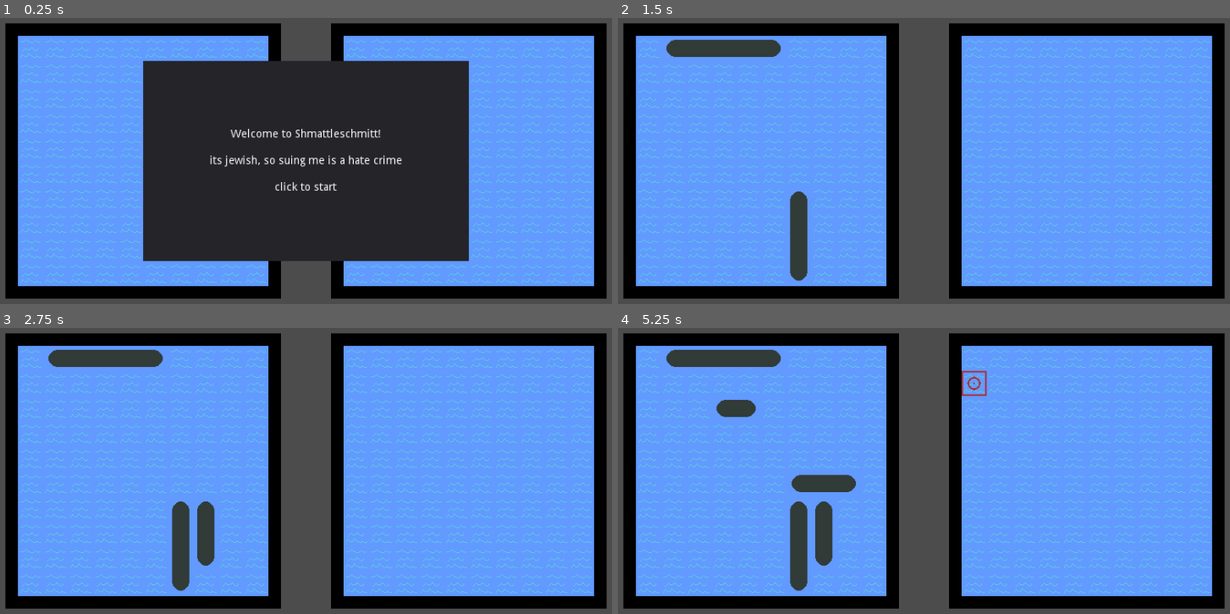
Above: before the commit, frames 1-4 (two rows, left to right).
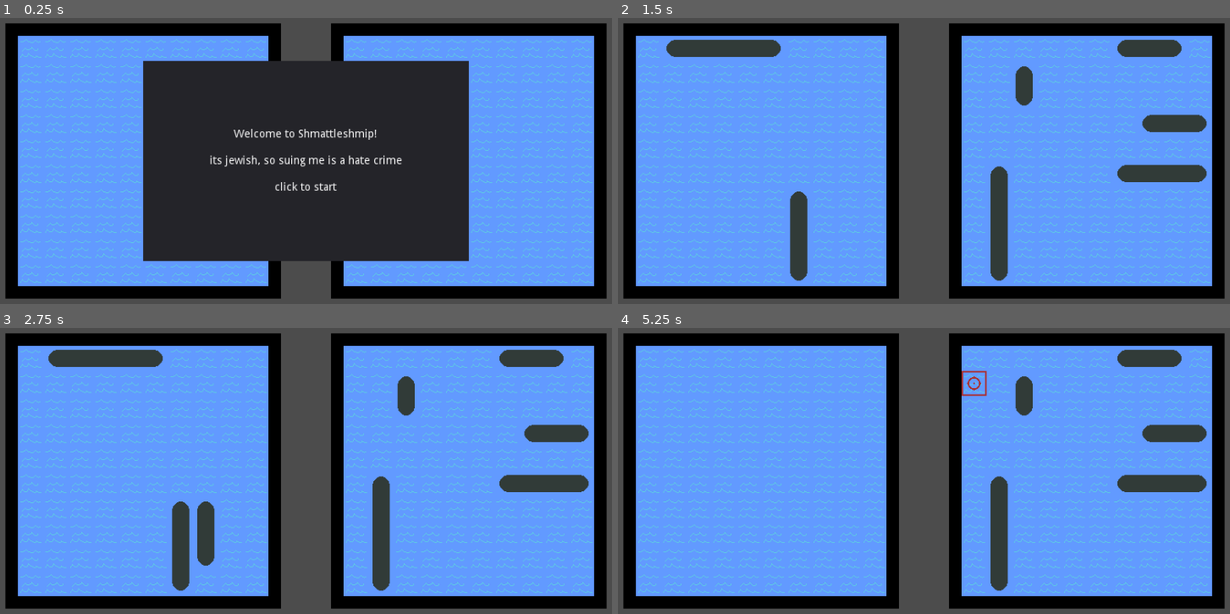
Above: after the commit, the same moments.

Repository: craigostrin/Battleship-v2
Game: Godot game, scene res://Main.tscn
The game is run twice, just before and just after one commit, with the same random seed, the same clock (stepped at 60 frames per second) and the same inputs.
Inputs (mouse positions are in pixels of both pictures, inside the frame that each line leads up to):
- Up to frame 1 (0.25 s): no input
- Up to frame 2 (1.5 s): tap Enter (ui_accept) at 0.5, 0.77, 1.25 s; move the mouse to (1070, 143) at 0.52 s; hold Right (ui_right) 0.53-1.28 s; hold End (ui_end) 0.53-1.28 s; move the mouse to (789, 178) at 1.27 s; hold Down (ui_down) from 1.28 s (still down); tap R (rotate_ship) at 1.35 s
- Up to frame 3 (2.75 s): tap Enter (ui_accept) at 1.52, 2 s; tap End (ui_end) at 1.55 s; move the mouse to (373, 393) at 2.02 s; release Down (ui_down) at 2.03 s; hold Right (ui_right) from 2.03 s (still down); hold End (ui_end) from 2.03 s (still down)
- Up to frame 4 (5.25 s): tap Enter (ui_accept) at 2.75, 3.02, 3.5, 3.77, 4.25, 4.52 s; move the mouse to (887, 539) at 2.77 s; release Right (ui_right) at 2.78 s; release End (ui_end) at 2.78 s; hold Up (ui_up) 2.78-3.53 s; tap End (ui_end) at 2.85, 3.8, 4.35 s; move the mouse to (1125, 522) at 3.52 s; hold R (rotate_ship) 3.53-4.28 s; hold Left (ui_left) 3.53-5.03 s; move the mouse to (722, 419) at 4.27 s; move the mouse to (960, 471) at 5.02 s; hold Down (ui_down) from 5.03 s (still down); hold End (ui_end) from 5.03 s (still down)

The runs differ from the first frame. In frame 1, 0.4% of the frame differs, in the area x 37-63%, y 38-43%; in frame 2, 3.7%; in frame 3, 3.7%; in frame 4, 7.4%, in the area x 7-97%, y 7-93%.

Commit message:
Gameplay is basically 1.0

Diff:
--- a/Board/Board.gd
+++ b/Board/Board.gd
@@ -1,21 +1,25 @@
 class_name Board
 extends Node2D
 
-signal ship_placed
-signal ship_not_placed(ship) #used by EnemyAI to try again
-signal attack_confirmed
-signal attack_not_confirmed
+signal next_ship_requested
+signal ship_not_placed(ship) # used by EnemyAI to try again
+signal all_ships_placed
+signal target_confirmed(index) # index used by EnemyAI to keep track of attacked cells
+signal target_not_confirmed
 signal all_ships_sunk
 
-export var is_player_controlled_board := true
+export var is_player_controlled := true
 
 var ship_lengths := [5, 4, 3, 3, 2]
 var placed_ships := []
 var ship_index := placed_ships.size()
+
+var targeted_cells := {}
 var ships_sunk := 0
 
 export var grid: Resource = preload("res://PlayerGrid.tres")
 export var default_sprite: Texture = preload("res://Art/water.png")
+export var target_sprite: Texture = preload("res://Art/target.png")
 export var hit_sprite: Texture = preload("res://Art/hit_transparent.png")
 export var miss_sprite: Texture = preload("res://Art/miss.png")
 
@@ -41,17 +45,36 @@
 		var ship: Ship = _cursor.ship_placer
 		place_ship(ship, index)
 	else:
+		#attack(index)
+		target_cell(index)
+
+
+func target_cell(index: int) -> void:
+	if _cursor.ship_placer:
+		return
+
+	var targeted_cell = grid.cells[index]
+
+	if targeted_cell == grid.States.HIT or targeted_cell == grid.States.MISS or index in targeted_cells:
+		emit_signal("target_not_confirmed")
+		return
+
+	var sprite = create_sprite_at_index(target_sprite, index)
+	targeted_cells[index] = sprite
+	emit_signal("target_confirmed")
+
+
+func attack_targeted_cells() -> void:
+	for index in targeted_cells.keys():
+		var sprite = targeted_cells[index]
+		sprite.queue_free()
 		attack(index)
+
+	targeted_cells.clear()
 
 
 func attack(index: int) -> void:
-	if _cursor.ship_placer:
-		return
-
 	var cell = grid.cells[index]
-	if cell == grid.States.HIT or cell == grid.States.MISS:
-		emit_signal("attack_not_confirmed")
-		return
 
 	if cell == grid.States.EMPTY:
 		cell = grid.States.MISS
@@ -65,8 +88,6 @@
 
 	grid.cells[index] = cell
 
-	emit_signal("attack_confirmed")
-
 
 func _on_ship_sunk() -> void:
 	ships_sunk += 1
@@ -74,9 +95,14 @@
 		emit_signal("all_ships_sunk")
 
 
+func toggle_ships_revealed() -> void:
+	for ship in placed_ships:
+		if not ship.is_sunk:
+			ship.visible = !ship.visible
+
+
 # Everything that calls this should be using grid.clamp_ship_placement beforehand
 func place_ship(ship: Ship, index: int) -> void:
-	print("called place_ship")
 	var length := ship.length
 	var is_vertical := ship.is_vertical
 	var index_array: PoolIntArray = grid.get_ship_index_array(index, length, is_vertical)
@@ -98,11 +124,17 @@
 	ship.connect("ship_sunk", self, "_on_ship_sunk")
 
 	ship_index = placed_ships.size() # I guess this works?
-	emit_signal("ship_placed")
-	if not is_player_controlled_board:
+
+	print(name + " placed " + ship.name + " at " + str(index_array))
+
+	if not is_player_controlled:
 		ship.hide()
 
-	print("placed " + ship.name + " at " + str(index) + " on " + name)
+	if placed_ships.size() >= ship_lengths.size():
+		emit_signal("all_ships_placed")
+
+	elif is_player_controlled:
+		emit_signal("next_ship_requested")
 
 
 func get_next_ship_placer() -> Ship:
@@ -149,13 +181,14 @@
 	return ship
 
 
-func toggle_cursor() -> void:
-	_cursor.visible = !_cursor.visible
-	_cursor.set_process_unhandled_input(_cursor.visible)
+func show_cursor(value: bool) -> void:
+	_cursor.visible = value
+	_cursor.set_process_unhandled_input(value)
 
 
-func create_sprite_at_index(texture: Texture, index: int) -> void:
+func create_sprite_at_index(texture: Texture, index: int) -> Sprite:
 	var sprite = Sprite.new()
 	sprite.position = grid.calculate_board_position(index)
 	sprite.texture = texture
 	add_child(sprite)
+	return sprite
--- a/Board/Ship.gd
+++ b/Board/Ship.gd
@@ -12,6 +12,7 @@
 var index_array := []
 
 var _hits: int
+var is_sunk := false
 
 var _end_sprite: Texture = preload("res://Art/ship_end.png")
 var _mid_sprite: Texture = preload("res://Art/ship_middle.png")
@@ -38,6 +39,7 @@
 func hit():
 	_hits += 1
 	if _hits >= length:
+		is_sunk = true
 		show()
 		modulate = Color.black
 		emit_signal("ship_sunk")
--- a/EnemyAI.gd
+++ b/EnemyAI.gd
@@ -9,23 +9,31 @@
 var think_time := 0.5
 
 var rng := RandomNumberGenerator.new()
-# DEBUG Make sure to figure out what to do with this.. maybe all placement methods use my_board.grid?
 var grid := Grid.new()
 onready var _timer: Timer = $Timer
-onready var opponent_board: Board = $"../Boards/PlayerBoard"
-onready var my_board: Board = $"../Boards/EnemyBoard"
+var opponent_board: Board
+var my_board: Board
+
+
+func init(_my_board: Board, _opponent_board: Board) -> void:
+	print("init received " + _my_board.name)
+	my_board = _my_board
+	opponent_board = _opponent_board
+	print(my_board.name + " is my board")
 
 
 func _ready() -> void:
 	rng.randomize()
 	my_board.connect("ship_not_placed", self, "_on_ship_not_placed")
-	opponent_board.connect("attack_not_confirmed", self, "_try_attack")
+	opponent_board.connect("target_not_confirmed", self, "_try_attack")
+	#opponent_board.connect("target_confirmed", self, "_on_target_confirmed")
+	grid.initialize_grid()
 
 
 func start_turn(number_of_attacks: int) -> void:
 	for i in number_of_attacks:
 		_try_attack()
-		yield(opponent_board, "attack_confirmed")
+		yield(opponent_board, "target_confirmed")
 
 
 func _try_attack() -> void:
@@ -33,14 +41,12 @@
 	yield(_timer, "timeout")
 
 	var index = _get_random_index()
-	opponent_board.attack(index)
+	opponent_board.target_cell(index)
 
 
-# Use this if you want to add fancy effects while the CPU is thinking
-# (like a 'Hmmm' sound or spinning icon)
-#func think_async(time: float) -> void:
-#	_timer.start(time)
-#	yield(_timer, "timeout")
+#func _on_target_confirmed(index: int) -> void:
+#	grid.cells.remove(index)
+
 
 func start_ship_placement() -> void:
 	for length in my_board.ship_lengths:
@@ -68,7 +74,6 @@
 	if no_ships_adjacent:
 		my_board.place_ship(ship, index)
 	else:
-		#print(ship.name + " was too close to another ship")
 		_try_place_ship(ship)
 
 
@@ -89,7 +94,7 @@
 func _get_random_index() -> int:
 	# I found this created a more random distribution than randi_range(), which
 	# had ships bunching up on the edges a lot
-	var _max = grid.columns * grid.rows
+	var _max = grid.cells.size() - 1
 	return rng.randi() % _max
 
 
--- /dev/null
+++ b/EnemyAI.tscn
@@ -0,0 +1,13 @@
+[gd_scene load_steps=2 format=2]
+
+[ext_resource path="res://EnemyAI.gd" type="Script" id=1]
+
+[node name="EnemyAI" type="Node"]
+script = ExtResource( 1 )
+__meta__ = {
+"_editor_description_": ""
+}
+
+[node name="Timer" type="Timer" parent="."]
+wait_time = 0.5
+one_shot = true
--- a/Grid.gd
+++ b/Grid.gd
@@ -30,6 +30,8 @@
 
 
 func initialize_grid() -> void:
+	cells.clear()
+
 	for row in rows:
 		for column in columns:
 			cells.append(States.EMPTY)
--- a/Main.gd
+++ b/Main.gd
@@ -1,27 +1,32 @@
 # Manages the two phases and turn order
 extends Node
 
+# I'm cheating a bit so I don't have to refactor a bunch:
+# Left board will always go first, and left board will always be a player in singleplayer matches
+
 var setups_finished := 0
-var is_player_turn: bool # only used during play, not setup
-export var attacks_per_turn := 5
+var is_left_turn: bool # only used during play, not setup
+export var attacks_per_turn := 1
 var attacks_this_turn := 0
 
-# v3: change these to left_board and right_board for MP
-onready var player_board: Board = $Boards/PlayerBoard
-onready var enemy_board: Board = $Boards/EnemyBoard
-onready var enemy_ai: EnemyAI = $EnemyAI
+var enemy_ais := []
+var enemy_ai_scene = preload("res://EnemyAI.tscn")
+var left_enemy_ai: EnemyAI
+var right_enemy_ai: EnemyAI
+
+onready var left_board: Board = $Boards/LeftBoard
+onready var right_board: Board = $Boards/RightBoard
 onready var panel: Panel = $UI/Panel
 
 
-# TODO: Make it so two AIs can play each other
+func _ready() -> void:
+	var boards = [left_board, right_board]
+	_connect_signals(boards)
 
-func _ready() -> void:
-	player_board.connect("ship_placed", self, "_on_ship_placed", [player_board])
-	enemy_board.connect("ship_placed", self, "_on_ship_placed", [enemy_board])
-	player_board.connect("attack_confirmed", self, "_on_attack_confirmed")
-	enemy_board.connect("attack_confirmed", self, "_on_attack_confirmed")
-	player_board.connect("all_ships_sunk", self, "_on_all_ships_sunk", [player_board])
-	enemy_board.connect("all_ships_sunk", self, "_on_all_ships_sunk", [enemy_board])
+	right_board.is_player_controlled = true
+#	_setup_enemy_ai(left_board)
+	_setup_enemy_ai(right_board)
+
 	panel.show()
 
 
@@ -34,13 +39,42 @@
 		panel.hide()
 		_start_setup()
 
+	if event.is_action_pressed("ui_end"):
+		right_board.toggle_ships_revealed()
+
+
+func _setup_enemy_ai(my_board: Board) -> void:
+	var ai = enemy_ai_scene.instance()
+	var opponent_board: Board = right_board if my_board == left_board else left_board
+
+	ai.init(my_board, opponent_board)
+	my_board.is_player_controlled = false
+
+	enemy_ais.append(ai)
+
+	if my_board == right_board: right_enemy_ai = ai
+	else: left_enemy_ai = ai
+
+	ai.name = my_board.name + ai.name
+	add_child(ai)
+
+
+# Must be done AFTER Enemy AIs are setup
+func _connect_signals(boards: Array) -> void:
+	for board in boards:
+		board.connect("next_ship_requested", self, "_on_next_ship_requested", [board])
+		board.connect("all_ships_placed", self, "_on_all_ships_placed", [board])
+		board.connect("target_confirmed", self, "_on_target_confirmed", [board])
+		board.connect("all_ships_sunk", self, "_on_all_ships_sunk", [board])
+
 
 func _start_setup() -> void:
-	player_board.toggle_cursor()
-	_player_ship_placement(player_board)
+	if left_board.is_player_controlled:
+		left_board.show_cursor(true)
+		_player_ship_placement(left_board)
 
-	if enemy_ai:
-		enemy_ai.start_ship_placement()
+	for ai in enemy_ais:
+		ai.start_ship_placement()
 
 
 func _player_ship_placement(board: Board):
@@ -49,56 +83,74 @@
 		board.assign_ship_placer(ship)
 
 
-func _on_ship_placed(board: Board) -> void:
-	var all_ships_placed = board.placed_ships.size() >= board.ship_lengths.size()
-
-	if all_ships_placed:
-		board.clear_ship_placer()
-		setups_finished += 1
-
-	if setups_finished >= 2:
-		player_board.toggle_cursor()
-		_start_player_turn()
-		return
-
-	if board.is_player_controlled_board:
+func _on_next_ship_requested(board: Board):
+	if board.is_player_controlled:
 		_player_ship_placement(board)
 
 
-func _start_player_turn() -> void:
-	attacks_this_turn = 0
-	is_player_turn = true
-	enemy_board.toggle_cursor()
+func _on_all_ships_placed(board: Board) -> void:
+	setups_finished += 1
+	if board.is_player_controlled:
+		board.clear_ship_placer()
+		board.show_cursor(false)
+		board.toggle_ships_revealed()
+
+	# left_board is hardcoded to always go first
+	if right_board.is_player_controlled and setups_finished == 1:
+		right_board.show_cursor(true)
+		_player_ship_placement(right_board)
+
+	if setups_finished >= 2:
+		_start_left_turn()
 
 
-func _start_enemy_turn() -> void:
+func _start_left_turn() -> void:
+	print("start left turn")
 	attacks_this_turn = 0
-	is_player_turn = false
-	enemy_board.toggle_cursor()
-	enemy_ai.start_turn(attacks_per_turn)
+	is_left_turn = true
+	left_board.show_cursor(false)
+
+	if left_enemy_ai:
+		left_enemy_ai.start_turn(attacks_per_turn)
+	else:
+		right_board.show_cursor(true)
 
 
-func _on_attack_confirmed() -> void:
+func _start_right_turn() -> void:
+	print("start right turn")
+	attacks_this_turn = 0
+	is_left_turn = false
+	right_board.show_cursor(false)
+
+	if right_enemy_ai:
+		right_enemy_ai.start_turn(attacks_per_turn)
+	else:
+		left_board.show_cursor(true)
+
+
+func _on_target_confirmed(board: Board) -> void:
 	attacks_this_turn += 1
 	if attacks_this_turn < attacks_per_turn:
 		return
+	else:
+		board.attack_targeted_cells()
 
-	if is_player_turn: _start_enemy_turn()
-	else: _start_player_turn()
+	if is_left_turn: _start_right_turn()
+	else: _start_left_turn()
 
 
-func _on_all_ships_sunk(board) -> void:
-	get_tree().paused = true
-
-	if board == player_board: _game_over()
-	else: _victory()
+func _on_all_ships_sunk(board: Board) -> void:
+	_game_over(board)
 
 
-func _game_over() -> void:
-	print("Game over!")
+func _game_over(losing_board: Board) -> void:
+	get_tree().paused = true
+	var winning_board := ""
 
+	if losing_board == right_board:
+		winning_board = "Player 1"
+	else:
+		winning_board = "Player 2"
 
-func _victory() -> void:
-	print("You win!")
+	$UI/Panel/Label.text = winning_board + " won!"
 	panel.show()
-	$UI/Panel/Label.text = "YOU WIN"
--- a/Main.tscn
+++ b/Main.tscn
@@ -1,34 +1,22 @@
-[gd_scene load_steps=5 format=2]
+[gd_scene load_steps=4 format=2]
 
 [ext_resource path="res://Main.gd" type="Script" id=1]
-[ext_resource path="res://EnemyAI.gd" type="Script" id=2]
 [ext_resource path="res://Board/Board.tscn" type="PackedScene" id=3]
 [ext_resource path="res://EnemyGrid.tres" type="Resource" id=4]
 
 [node name="Main" type="Node"]
 script = ExtResource( 1 )
 
-[node name="EnemyAI" type="Node" parent="."]
-script = ExtResource( 2 )
-__meta__ = {
-"_editor_description_": ""
-}
-
-[node name="Timer" type="Timer" parent="EnemyAI"]
-wait_time = 0.5
-one_shot = true
-
 [node name="Boards" type="Node2D" parent="."]
 __meta__ = {
 "_editor_description_": ""
 }
 
-[node name="PlayerBoard" parent="Boards" instance=ExtResource( 3 )]
+[node name="LeftBoard" parent="Boards" instance=ExtResource( 3 )]
 position = Vector2( 64, 64 )
 
-[node name="EnemyBoard" parent="Boards" instance=ExtResource( 3 )]
+[node name="RightBoard" parent="Boards" instance=ExtResource( 3 )]
 position = Vector2( 480, 64 )
-is_player_controlled_board = false
 grid = ExtResource( 4 )
 
 [node name="UI" type="CanvasLayer" parent="."]
@@ -50,7 +38,7 @@
 [node name="Label" type="Label" parent="UI/Panel"]
 anchor_right = 1.0
 anchor_bottom = 1.0
-text = "Welcome to Shmattleschmitt!
+text = "Welcome to Shmattleshmip!
 
 its jewish, so suing me is a hate crime
 
Binary file added: Art/smoke effect/smoke effect inspo.gif
Binary file added: Art/target.png
Not shown, added: Art/target.png.import
